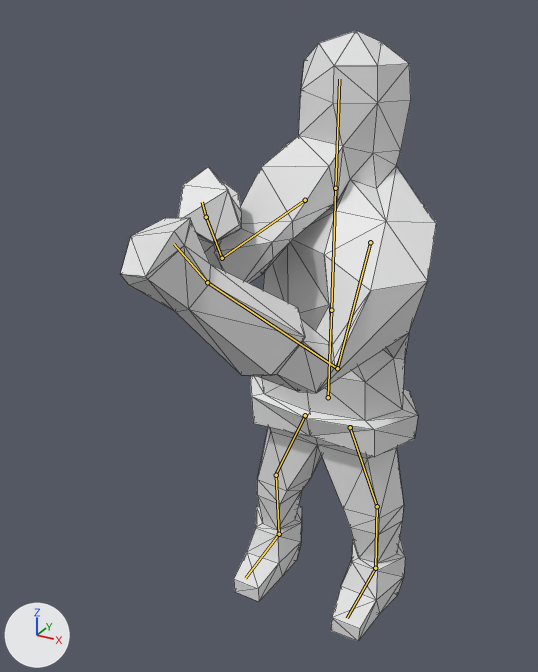
Before and after pictures for a commit that changed the Blender file Animations/WarriorPunch-Stance.blend.
Camera for both pictures: a camera (50 mm lens) standing at (4.19, -9.68, 9.22) and looking at (-0.54, -1.08, 4.92). Arrows for +X, +Y and +Z are at lower left; the lights stay in place. Both versions are drawn at frame 80 of the action 'Armature.001Action'; the numbers are the values there. The bones that bend it are drawn over the model as lines. Mesh edges are drawn as thin lines.
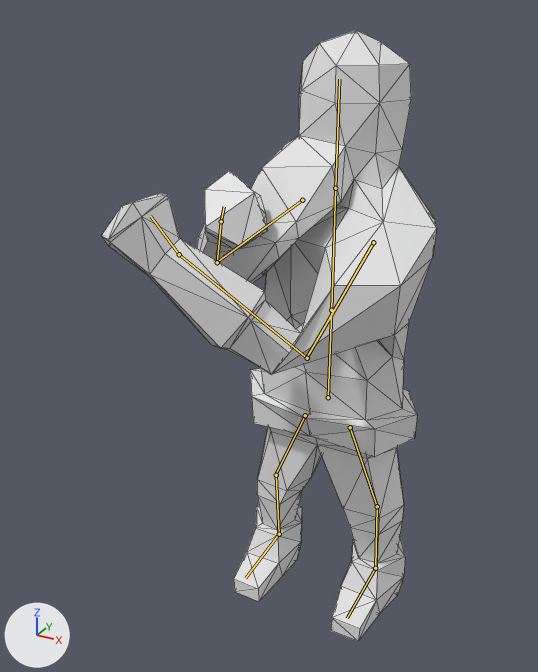
Where the change shows, as pixel boxes (x1, y1, x2, y2) in the pictures (538 x 672 px):
'Cube.004', posed (7% wider): before (121, 30, 436, 641); after (101, 30, 437, 641)
bone 'Shoulder.R', root to tip: before (305, 200) to (222, 257); after (302, 200) to (217, 262)
bone 'Shoulder.L', root to tip: before (370, 242) to (337, 368); after (373, 242) to (307, 357)

The edits, one by one:
Bone 'Chest' (bone_chest) turns from (0, -44, 0) to (0, -42, 0) degrees about its own x, y and z.
Bone 'Shoulder.R' (bone_shoulder_r) turns from (28, -8, -41) to (34, -11, -45) degrees about its own x, y and z.
Bone 'Shoulder.L' (bone_shoulder_l) turns from (-9, 25, 21) to (-1, 47, 41) degrees about its own x, y and z.
